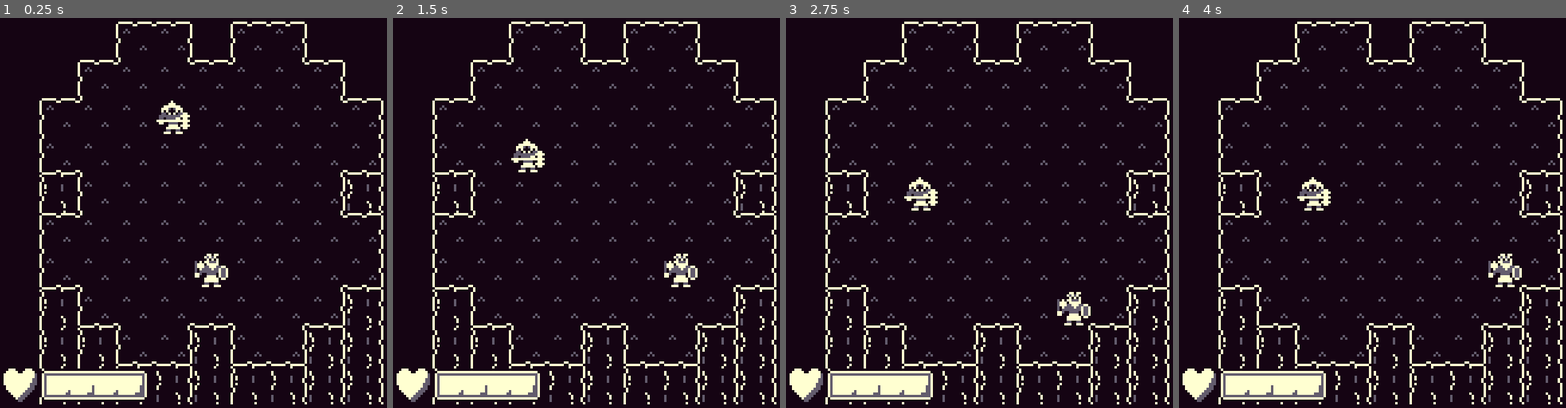
Above: before the commit, frames 1-4 (left to right).
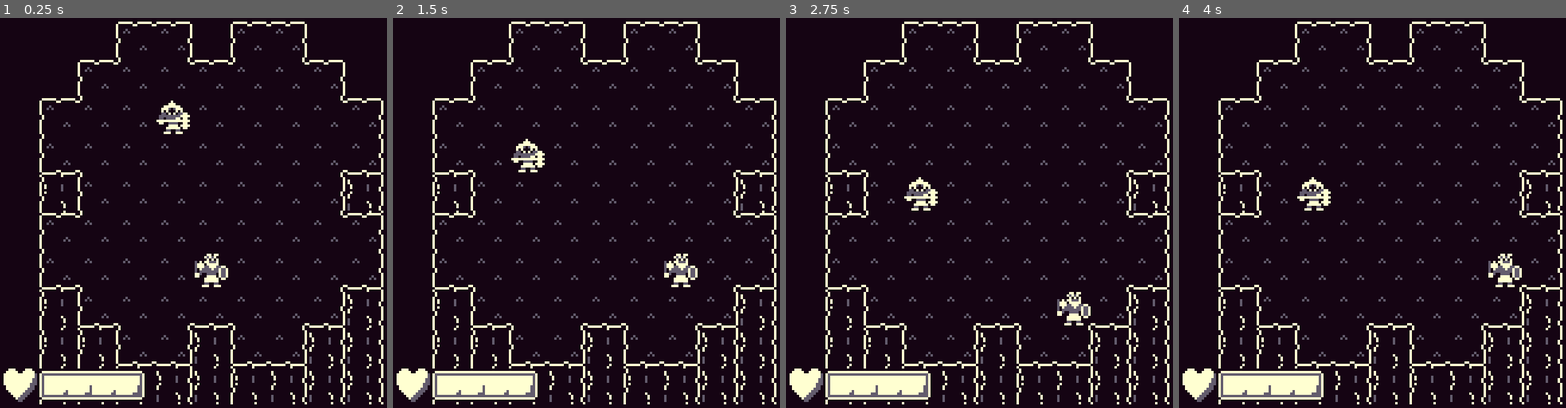
Above: after the commit, the same moments.

Repository: AaronWizard/BarbarianFight
Game: Godot game, scene res://src/main.tscn
Same seed, same stepped clock (60 frames per second), same inputs: the game is played once before the commit and once after it.
Inputs:
- Up to frame 1 (0.25 s): no input
- Up to frame 2 (1.5 s): tap Enter at 0.5 s; hold D (step_east) 0.53-1.28 s; tap Space (wait) at 0.6, 1.25, 1.35 s; hold S (step_south) from 1.28 s (still down)
- Up to frame 3 (2.75 s): tap Enter at 2 s; release S (step_south) at 2.03 s; hold D (step_east) from 2.03 s (still down); tap Space (wait) at 2.1 s
- Up to frame 4 (4 s): tap Space (wait) at 2.75, 2.85, 3.6 s; release D (step_east) at 2.78 s; hold W (step_north) 2.78-3.53 s; tap Enter at 3.5 s; hold A (step_west) from 3.53 s (still down)

The runs differ from the first frame. In frame 1, 0.3% of the frame differs, in the area x 10-38%, y 89-98%; in frame 2, 0.3%; in frame 3, 0.3%; in frame 4, 0.3%.

Commit message:
Tweaked player stamina widget

Diff:
--- a/src/core/ui/player_stamina.tscn
+++ b/src/core/ui/player_stamina.tscn
@@ -14,9 +14,9 @@
 
 [node name="HBoxContainer" type="HBoxContainer" parent="."]
 layout_mode = 0
-offset_right = 62.0
+offset_right = 61.0
 offset_bottom = 16.0
-theme_override_constants/separation = 0
+theme_override_constants/separation = -1
 
 [node name="Icon" type="TextureRect" parent="HBoxContainer"]
 layout_mode = 2
